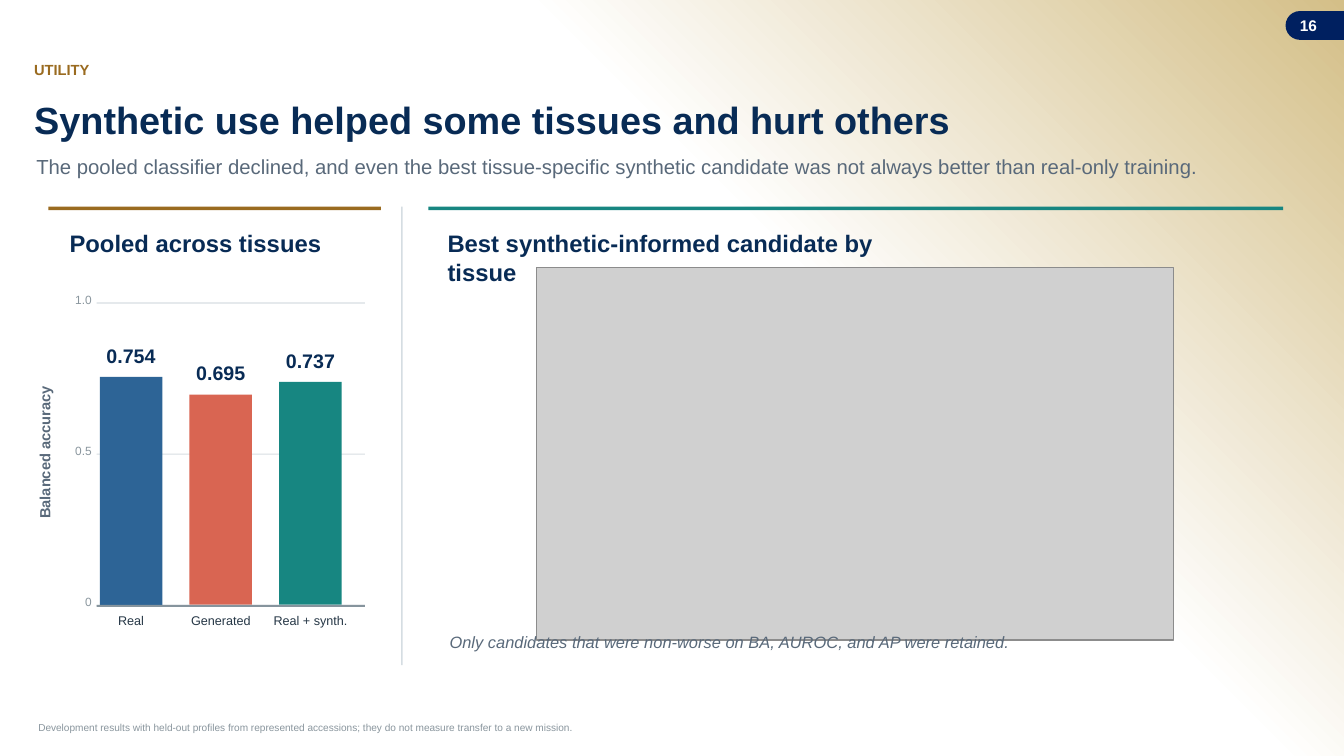
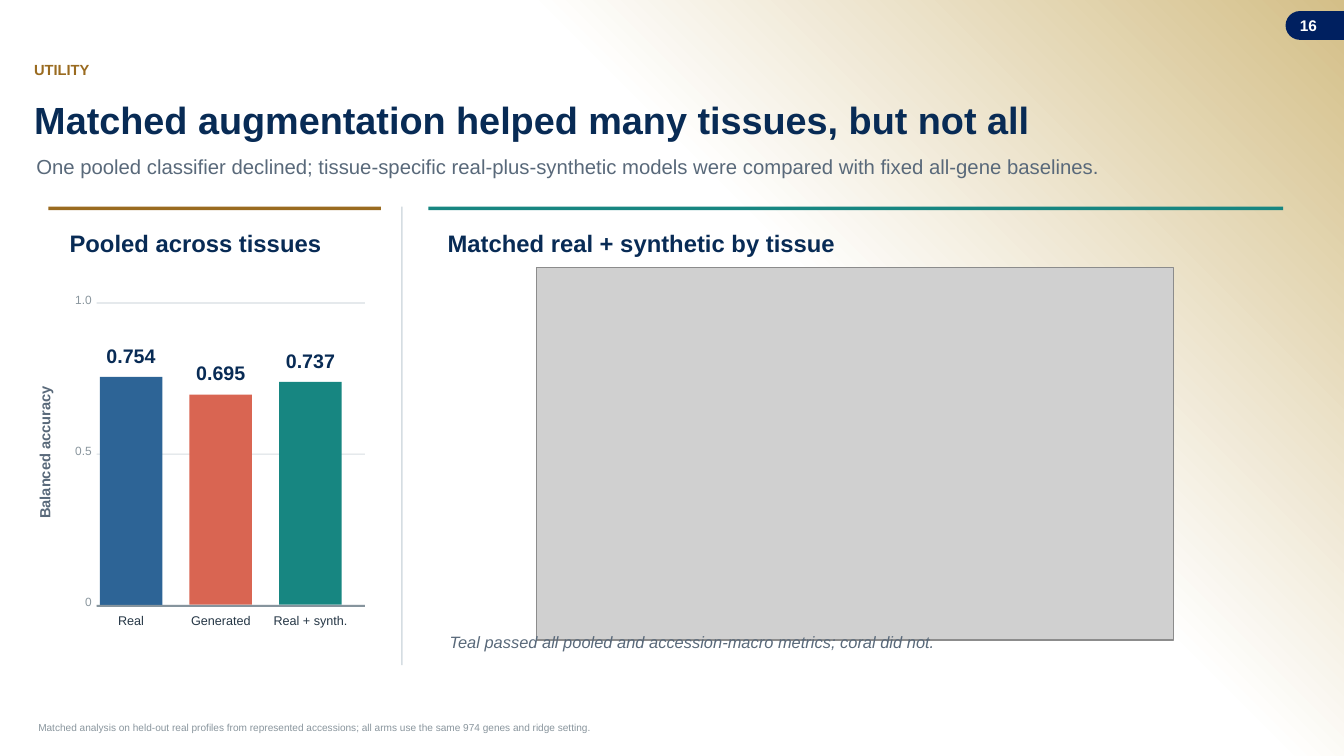
Before and after one commit to jasont314/nasa-mouse, a slide deck: slide 16 of presentation/SLSTP_2026_Generative_Transcriptomics.pptx. Drawn at 1344x756 pixels with LibreOffice and Linux fonts; fonts in the diff are those of the drawing; grey boxes stand for pictures; background and template pictures are left out. Boxes give left, top, right and bottom in pixels: in the first picture for what was removed or moved away, otherwise in the second. Text is boxed around its words. In the diff, an @@ line names an element or a change of style, - is before the commit and + after.

Commit message:
Update talk with matched classifier analysis

```diff
--- a/presentation/SLSTP_2026_Generative_Transcriptomics.pptx
+++ b/presentation/SLSTP_2026_Generative_Transcriptomics.pptx
@@ text at (x1=34, y1=106, x2=1029, y2=141): text changed @@
-Synthetic use helped some tissues and hurt others
+Matched augmentation helped many tissues, but not all
@@ text at (x1=36, y1=159, x2=1098, y2=178): text changed @@
-The pooled classifier declined, and even the best tissue-specific synthetic candidate was not always better than real-only training.
+One pooled classifier declined; tissue-specific real-plus-synthetic models were compared with fixed all-gene baselines.
@@ text at (x1=448, y1=234, x2=835, y2=257): text changed @@
-Best synthetic-informed candidate by tissue
+Matched real + synthetic by tissue
@@ text at (x1=450, y1=635, x2=934, y2=652): text changed @@
-Only candidates that were non-worse on BA, AUROC, and AP were retained.
+Teal passed all pooled and accession-macro metrics; coral did not.
@@ text at (x1=38, y1=724, x2=590, y2=733): text changed @@
-Development results with held-out profiles from represented accessions; they do not measure transfer to a new mission.
+Matched analysis on held-out real profiles from represented accessions; all arms use the same 974 genes and ridge setting.
```
Also in this commit, not shown: 9 other slides changed, 2 slides added, 2 slides removed, 2 other files.
